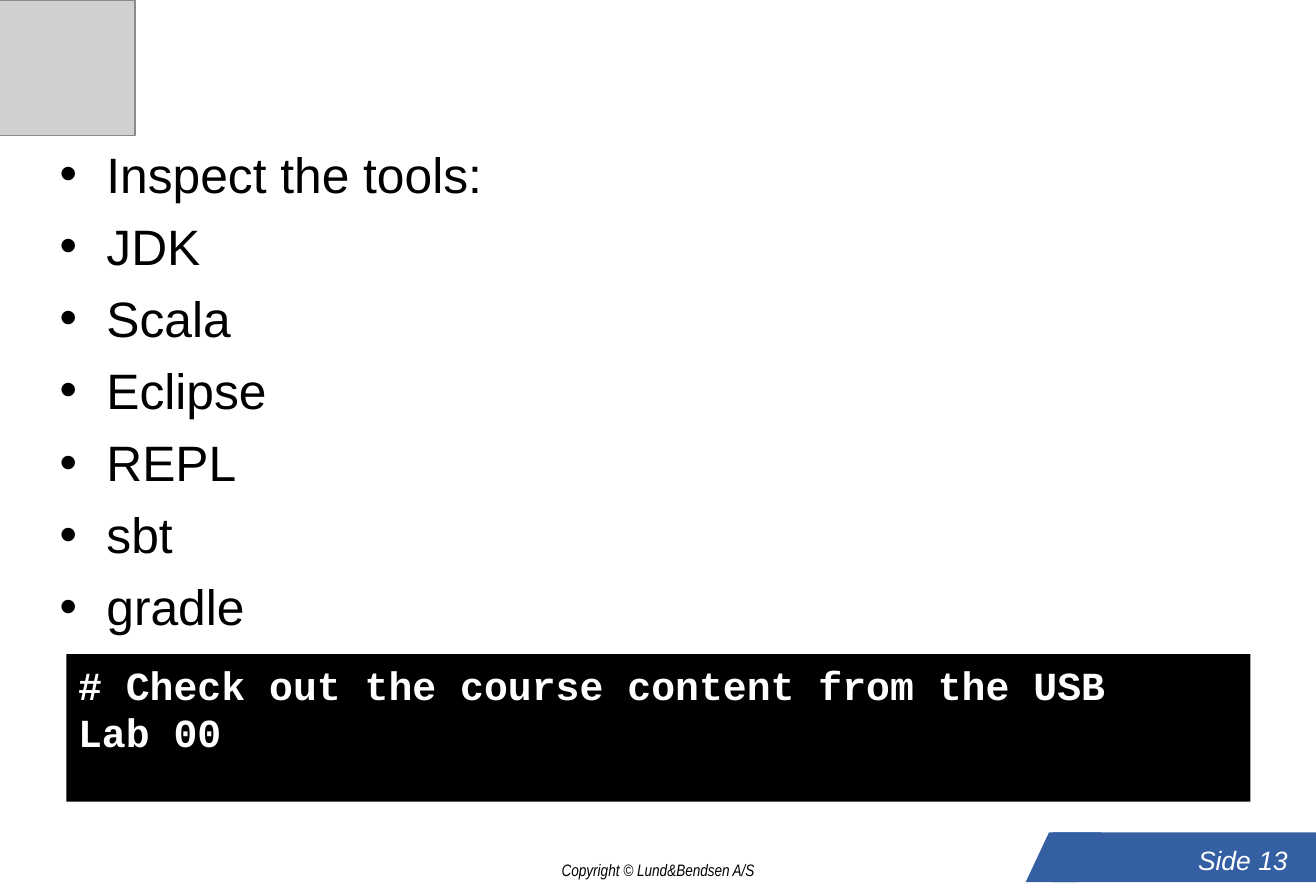
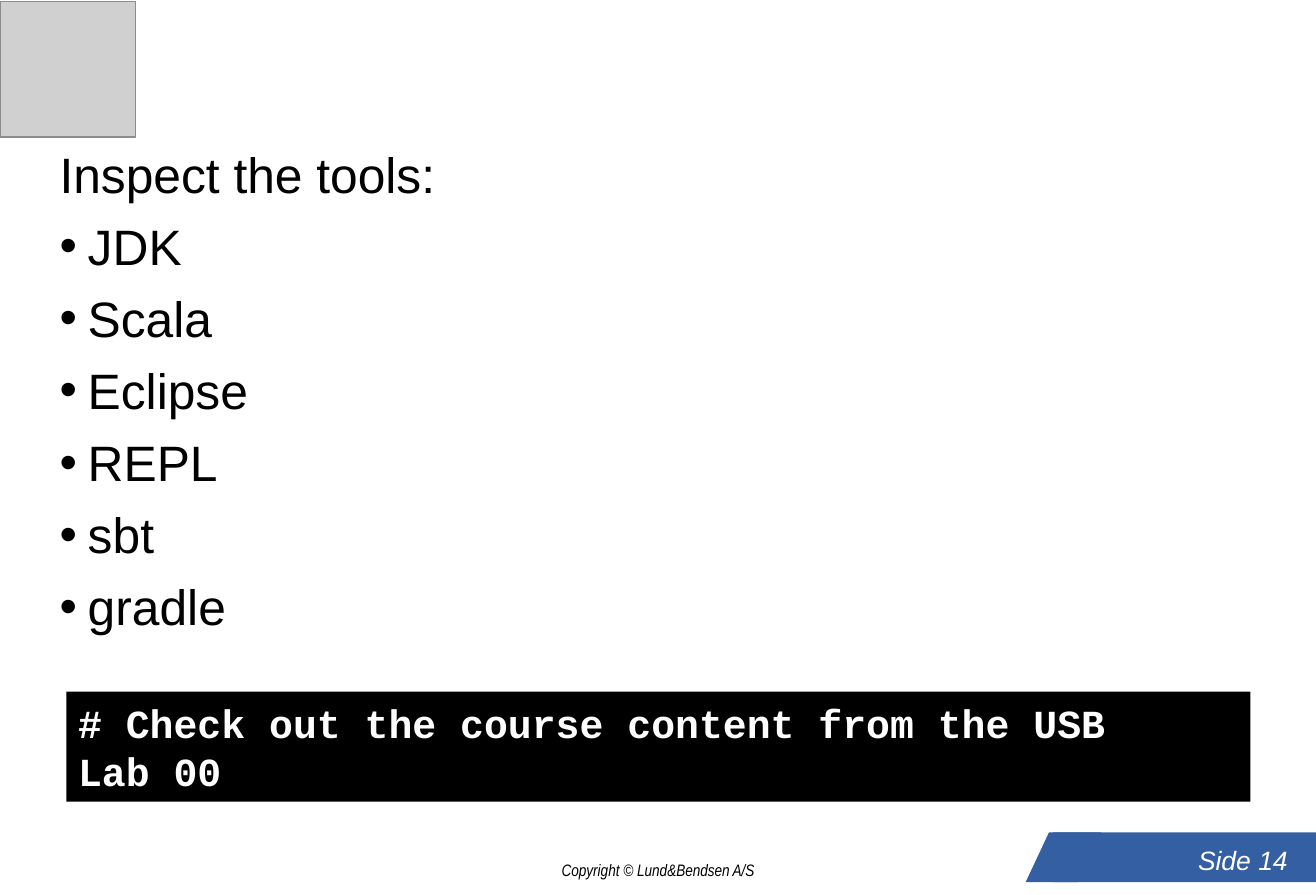
Before and after one commit to LundOgBendsen/LBE2921-Scala, a slide deck: slide 14 of slides/00_about_workshop.ppt (slide 13 before the commit). Drawn at 1316x895 pixels with LibreOffice and Linux fonts; fonts in the diff are those of the drawing; grey boxes stand for pictures; background and template pictures are left out. Boxes give left, top, right and bottom in pixels: in the first picture for what was removed or moved away, otherwise in the second. Text is boxed around its words. In the diff, an @@ line names an element or a change of style, - is before the commit and + after.

```diff
--- a/slides/00_about_workshop.ppt
+++ b/slides/00_about_workshop.ppt
@@ text "Inspect the tools:" at <box>60,157,435,635</box>: bullet • to none; indent changed @@
@@ rectangle "# Check out the course ...": place and size @@
-rectangle "# Check out the course ..." at <box>67,654,1252,802</box>
+rectangle "# Check out the course ..." at <box>67,693,1252,802</box>
@@ rectangle "# Check out the course ..." at <box>67,693,1252,802</box>: vertical alignment top to middle @@
@@ page number at <box>1198,850,1287,871</box>: text changed @@
-Side 13
+Side 14
```
Also in this commit, not shown: 1 slide added, 7 other files.
